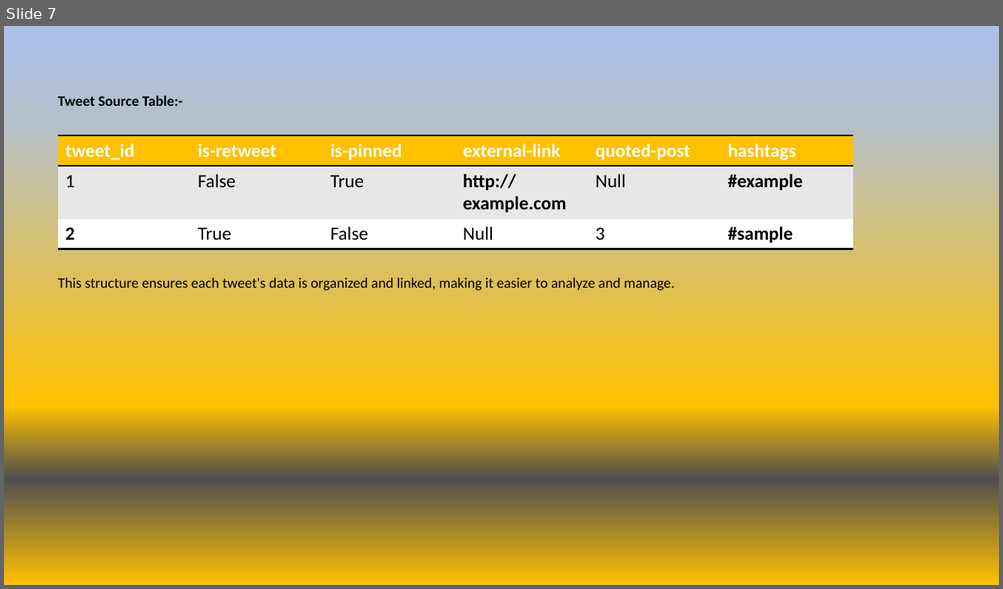
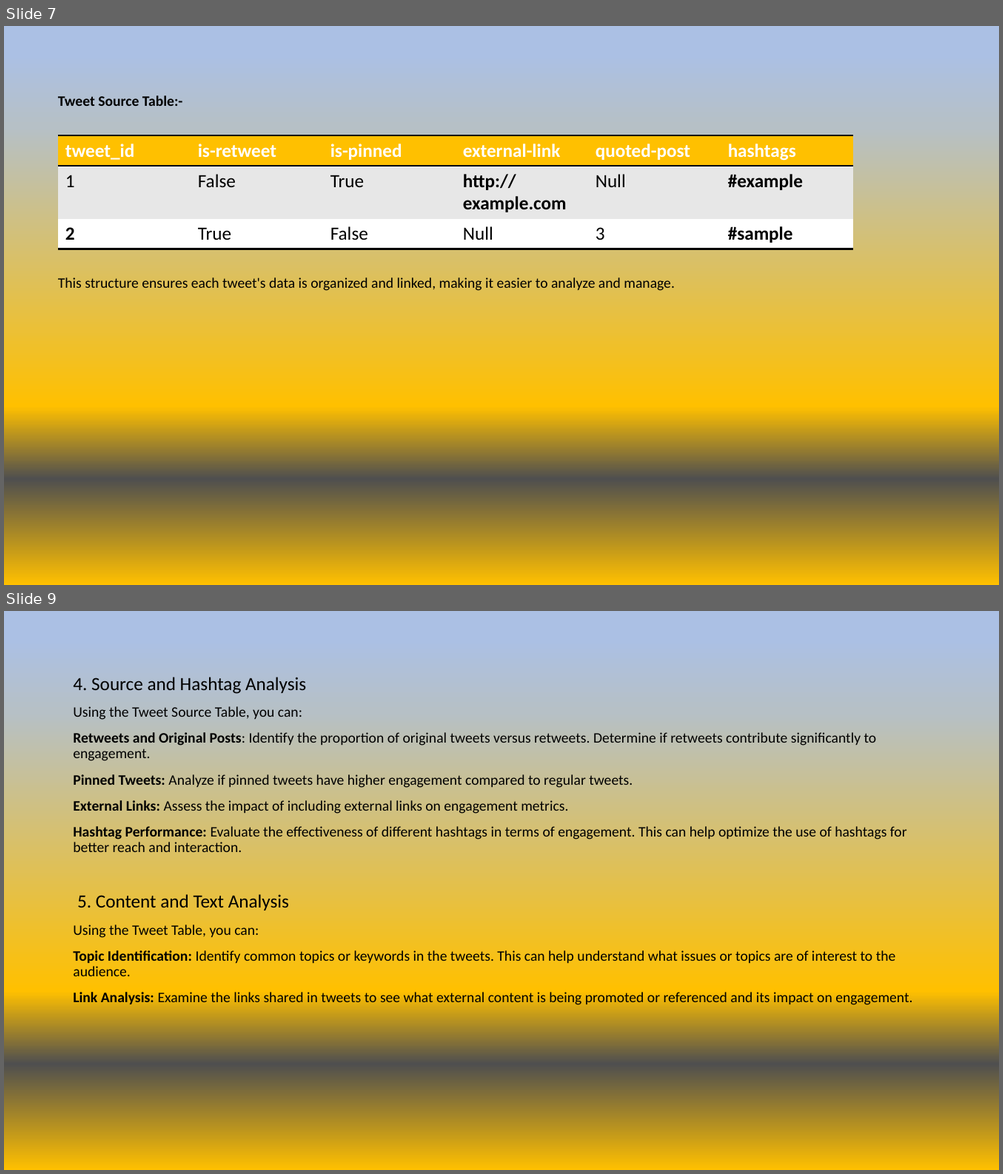
Before and after one commit to Bunnydavid27/Commonwealth_bank_sentiment_analy, a slide deck: Twitter_data_Database_Design.pptx. Shown one above the other, each under a label of ours: slide 7 before the commit, slides 7 and 9 after it; the slides between them are not shown. The pictures are 1003x589 and 1003x1174 pixels, drawn with LibreOffice and Linux fonts; fonts in the diff are those of the drawing. Boxes give left, top, right and bottom in pixels: in the first picture for what was removed or moved away, otherwise in the second. Text is boxed around its words. In the diff, an @@ line names an element or a change of style, - is before the commit and + after.

```diff
--- a/Twitter_data_Database_Design.pptx
+++ b/Twitter_data_Database_Design.pptx
@@ slide 9 added at (x1=4, y1=611, x2=999, y2=1170), background gradient #ABC0E4 to #B6C0C6 to #FFC000 to #4F4F4F @@
@@ text added at (x1=73, y1=677, x2=912, y2=1005), 14 pt, text #000000 @@
+4. Source and Hashtag Analysis
+Using the Tweet Source Table, you can:
+Retweets and Original Posts: Identify the proportion of original tweets versus retweets. Determine if retweets contribute significantly to engagement.
+Pinned Tweets: Analyze if pinned tweets have higher engagement compared to regular tweets.
+External Links: Assess the impact of including external links on engagement metrics.
+Hashtag Performance: Evaluate the effectiveness of different hashtags in terms of engagement. This can help optimize the use of hashtags for better reach and interaction.
+5. Content and Text Analysis
+Using the Tweet Table, you can:
+Topic Identification: Identify common topics or keywords in the tweets. This can help understand what issues or topics are of interest to the audience.
+Link Analysis: Examine the links shared in tweets to see what external content is being promoted or referenced and its impact on engagement.
```
Also in this commit, not shown: 1 other slide added.
